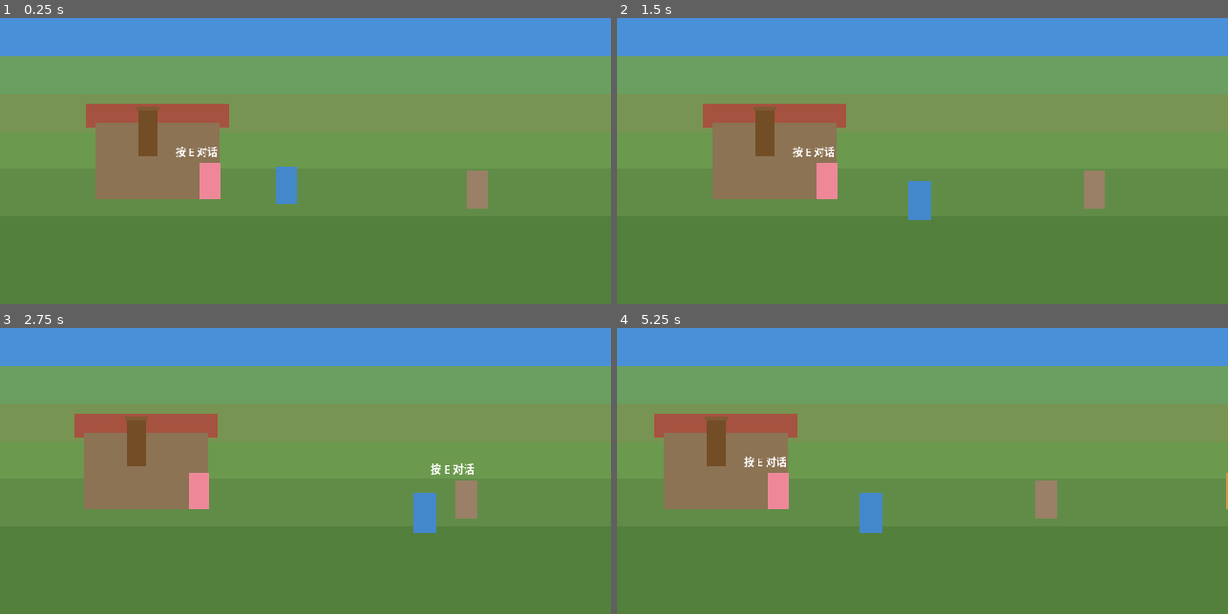
Above: before the commit, frames 1-4 (two rows, left to right).
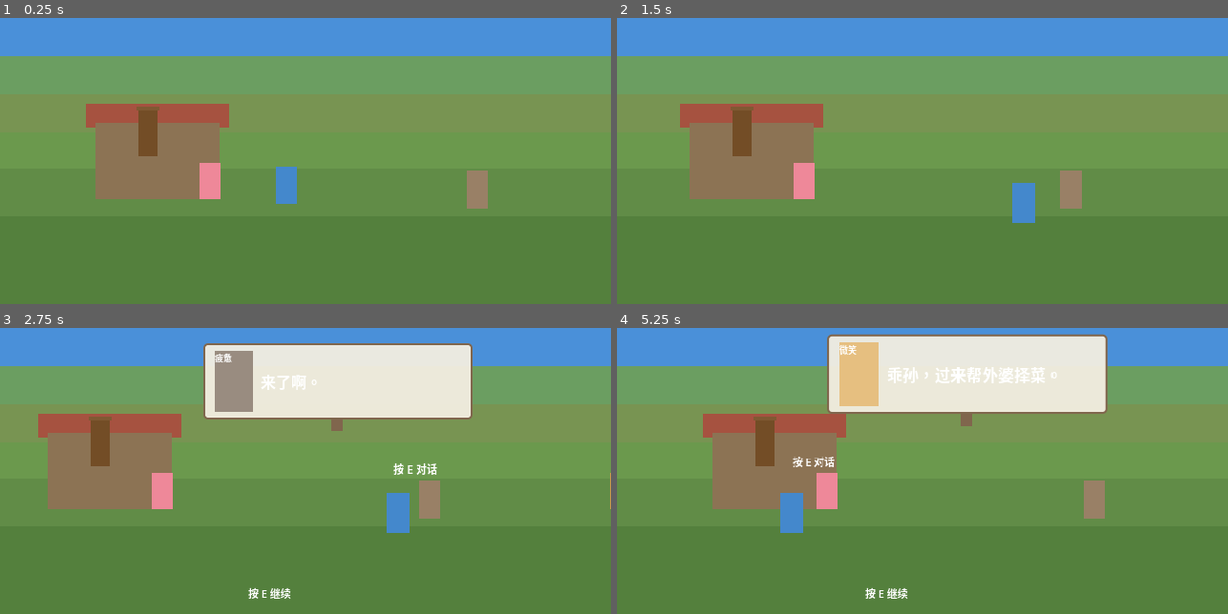
Above: after the commit, the same moments.

Repository: yuanzhoucanxiang/caojie
Game: Godot game, scene res://scenes/main.tscn
Same seed, same stepped clock (60 frames per second), same inputs: the game is played once before the commit and once after it.
Inputs (mouse positions are in pixels of both pictures, inside the frame that each line leads up to):
- Up to frame 1 (0.25 s): no input
- Up to frame 2 (1.5 s): tap Enter at 0.5 s; move the mouse to (1056, 115) at 0.52 s; hold D (move_right) 0.53-1.28 s; tap E (interact) at 0.6, 1.35 s; click (1056, 115) at 0.67 s; move the mouse to (800, 149) at 1.27 s; hold S (move_down) from 1.28 s (still down)
- Up to frame 3 (2.75 s): move the mouse to (366, 368) at 2.02 s; release S (move_down) at 2.03 s; hold D (move_right) from 2.03 s (still down); tap E (interact) at 2.1 s
- Up to frame 4 (5.25 s): move the mouse to (891, 511) at 2.77 s; release D (move_right) at 2.78 s; hold W (move_up) 2.78-3.53 s; tap E (interact) every 0.75 s from 2.85 to 5.1 s; click (891, 511) at 2.92 s; move the mouse to (1105, 493) at 3.52 s; hold A (move_left) 3.53-5.03 s; move the mouse to (739, 390) at 4.27 s; move the mouse to (953, 442) at 5.02 s; hold S (move_down) from 5.03 s (still down); click (953, 442) at 5.17 s

The runs differ from the first frame. In frame 1, 0.1% of the frame differs, in the area x 28-36%, y 45-49%; in frame 2, 6.1%; in frame 3, 20%; in frame 4, 22%, in the area x 6-100%, y 2-95%.

Commit message:
修复：缩小交互范围(25px)+键盘输入冷却防延续+改用_physics_process

Diff:
--- a/scenes/npcs/npc_aunt.tscn
+++ b/scenes/npcs/npc_aunt.tscn
@@ -3,7 +3,7 @@
 [ext_resource type="Script" path="res://scripts/npc/npc_aunt.gd" id="1_npc"]
 
 [sub_resource type="CircleShape2D" id="interact_zone_shape"]
-radius = 30.0
+radius = 25.0
 
 [node name="Aunt" type="StaticBody2D"]
 script = ExtResource("1_npc")
--- a/scenes/npcs/npc_cousin2.tscn
+++ b/scenes/npcs/npc_cousin2.tscn
@@ -3,7 +3,7 @@
 [ext_resource type="Script" path="res://scripts/npc/npc_cousin2.gd" id="1_npc"]
 
 [sub_resource type="CircleShape2D" id="interact_zone_shape"]
-radius = 30.0
+radius = 25.0
 
 [node name="Cousin2" type="StaticBody2D"]
 script = ExtResource("1_npc")
--- a/scenes/npcs/npc_grandmother.tscn
+++ b/scenes/npcs/npc_grandmother.tscn
@@ -3,7 +3,7 @@
 [ext_resource type="Script" path="res://scripts/npc/npc_grandmother.gd" id="1_npc"]
 
 [sub_resource type="CircleShape2D" id="interact_zone_shape"]
-radius = 30.0
+radius = 25.0
 
 [node name="Grandmother" type="StaticBody2D"]
 script = ExtResource("1_npc")
--- a/scenes/npcs/npc_uncle.tscn
+++ b/scenes/npcs/npc_uncle.tscn
@@ -3,7 +3,7 @@
 [ext_resource type="Script" path="res://scripts/npc/npc_uncle.gd" id="1_npc"]
 
 [sub_resource type="CircleShape2D" id="interact_zone_shape"]
-radius = 30.0
+radius = 25.0
 
 [node name="Uncle" type="StaticBody2D"]
 script = ExtResource("1_npc")
--- a/scenes/npcs/npc_xiaoming.tscn
+++ b/scenes/npcs/npc_xiaoming.tscn
@@ -3,7 +3,7 @@
 [ext_resource type="Script" path="res://scripts/npc/npc_xiaoming.gd" id="1_npc"]
 
 [sub_resource type="CircleShape2D" id="interact_zone_shape"]
-radius = 30.0
+radius = 25.0
 
 [node name="Xiaoming" type="StaticBody2D"]
 script = ExtResource("1_npc")
--- a/scenes/player.tscn
+++ b/scenes/player.tscn
@@ -6,7 +6,7 @@
 size = Vector2(24, 42)
 
 [sub_resource type="CircleShape2D" id="interact_shape"]
-radius = 80.0
+radius = 25.0
 
 [node name="Player" type="CharacterBody2D"]
 script = ExtResource("1_player")
--- a/scripts/autoload/dialogue_manager.gd
+++ b/scripts/autoload/dialogue_manager.gd
@@ -18,6 +18,7 @@
 var _choice_bubbles: Array = []
 var _advance_hint: Label = null
 var _selected_index: int = 0
+var _input_cooldown: float = 0.0  # 防止连续触发
 
 
 func _ready() -> void:
@@ -34,6 +35,7 @@
 	_current_event_id = event_data.get("id", "")
 	_current_choices = event_data.get("choices", [])
 	_selected_index = 0
+	_input_cooldown = 0.15  # 短暂冷却，防止按键延续
 	current_state = State.SHOWING_SPEECH
 	dialogue_started.emit()
 
@@ -43,7 +45,12 @@
 	_show_advance_hint()
 
 
-func _process(_delta: float) -> void:
+func _physics_process(delta: float) -> void:
+	# 输入冷却，防止按键从上一个状态延续过来
+	if _input_cooldown > 0:
+		_input_cooldown -= delta
+		return
+
 	if current_state == State.SHOWING_SPEECH:
 		if Input.is_action_just_pressed("interact"):
 			_advance_from_speech()
@@ -59,6 +66,9 @@
 
 func _input(event: InputEvent) -> void:
 	# 鼠标点击处理
+	if _input_cooldown > 0:
+		return
+
 	if current_state == State.SHOWING_SPEECH:
 		if event is InputEventMouseButton and event.pressed and event.button_index == MOUSE_BUTTON_LEFT:
 			_advance_from_speech()
@@ -77,6 +87,7 @@
 
 	if _current_choices.size() > 0:
 		current_state = State.SHOWING_CHOICES
+		_input_cooldown = 0.1  # 防止E延续到选项确认
 		_show_choice_bubbles()
 	else:
 		_finish_dialogue()
